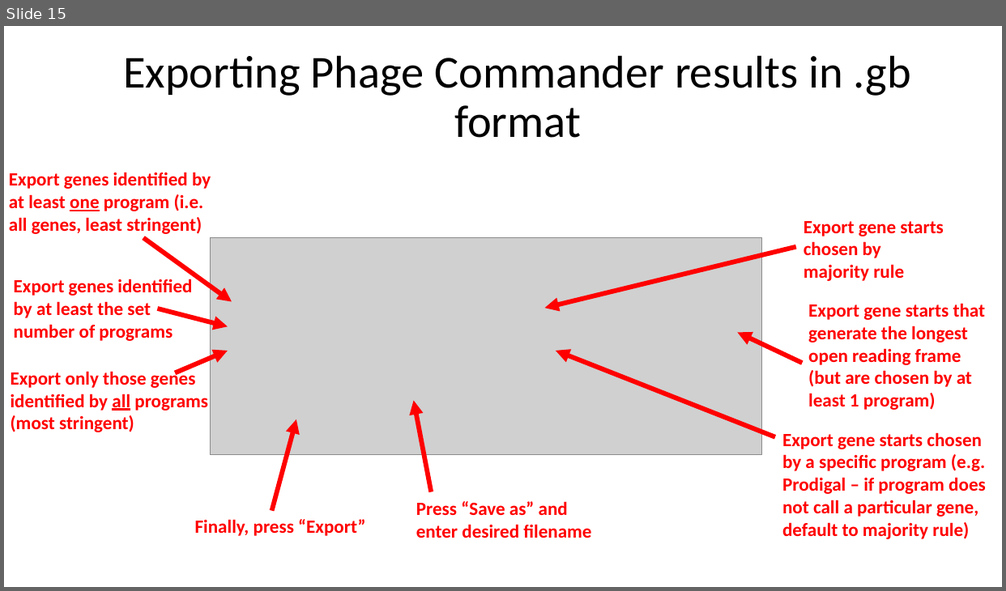
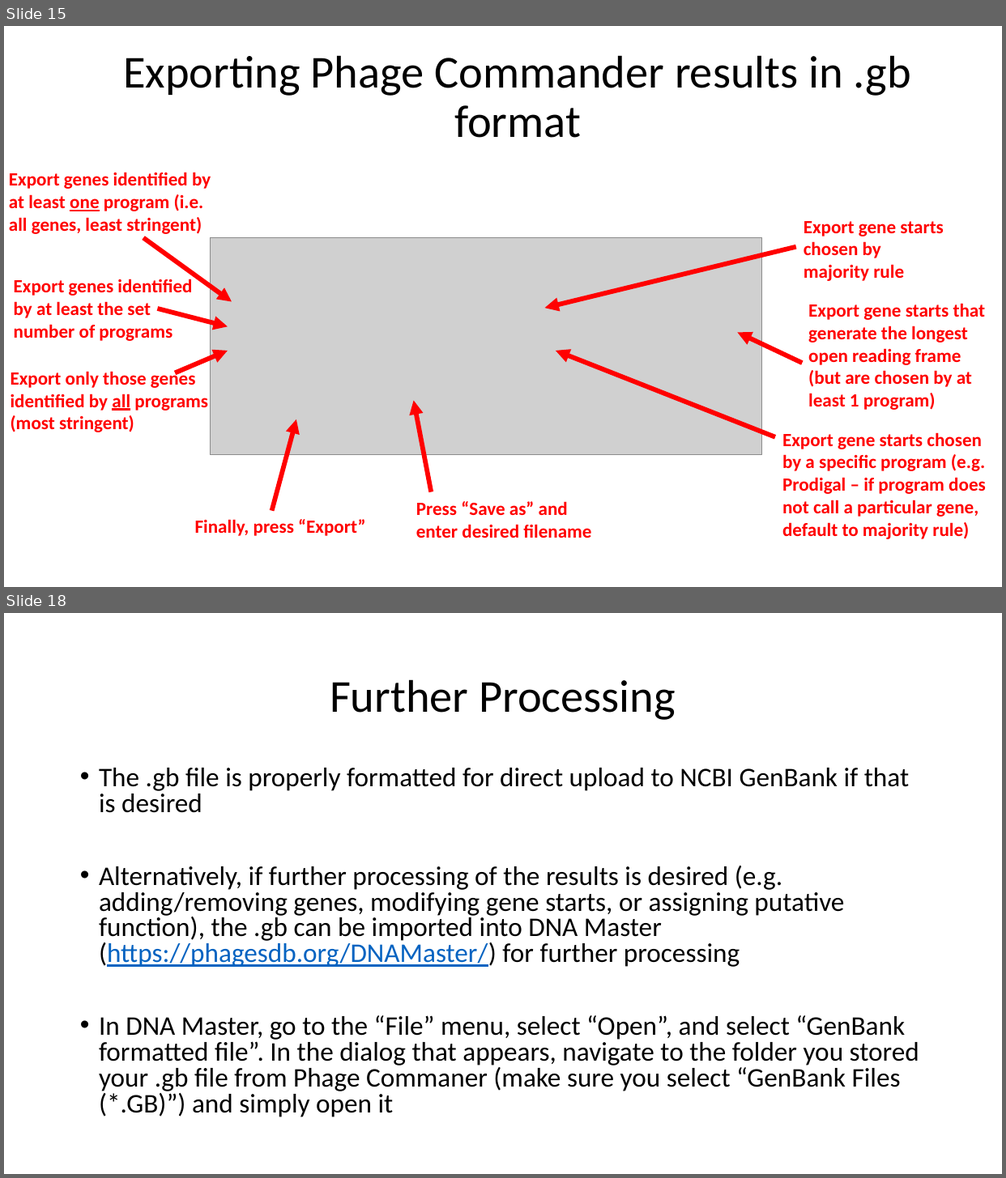
Before and after one commit to sarah-harris/PhageCommander, a slide deck: Phage Commander User Guide.pptx. Shown one above the other, each under a label of ours: slide 15 before the commit, slides 15 and 18 after it; the slides between them are not shown. The pictures are 1006x591 and 1006x1178 pixels, drawn with LibreOffice and Linux fonts; fonts in the diff are those of the drawing; grey boxes stand for pictures. Boxes give left, top, right and bottom in pixels: in the first picture for what was removed or moved away, otherwise in the second. Text is boxed around its words. In the diff, an @@ line names an element or a change of style, - is before the commit and + after.

```diff
--- a/Phage Commander User Guide.pptx
+++ b/Phage Commander User Guide.pptx
@@ slide 18 added at (4,613,1002,1174), background #FFFFFF @@
@@ title added at (330,679,675,720), 44 pt, text #000000 @@
+Further Processing
@@ text added at (99,768,919,1118), 25.9 pt, text #000000 @@
+• The .gb file is properly formatted for direct upload to NCBI GenBank if that is desired
+• Alternatively, if further processing of the results is desired (e.g. adding/removing genes, modifying gene starts, or assigning putative function), the .gb can be imported into DNA Master (https://phagesdb.org/DNAMaster/) for further processing
+• In DNA Master, go to the “File” menu, select “Open”, and select “GenBank formatted file”. In the dialog that appears, navigate to the folder you stored your .gb file from Phage Commaner (make sure you select “GenBank Files (*.GB)”) and simply open it
```
Also in this commit, not shown: 7 slides changed, 2 other files.
